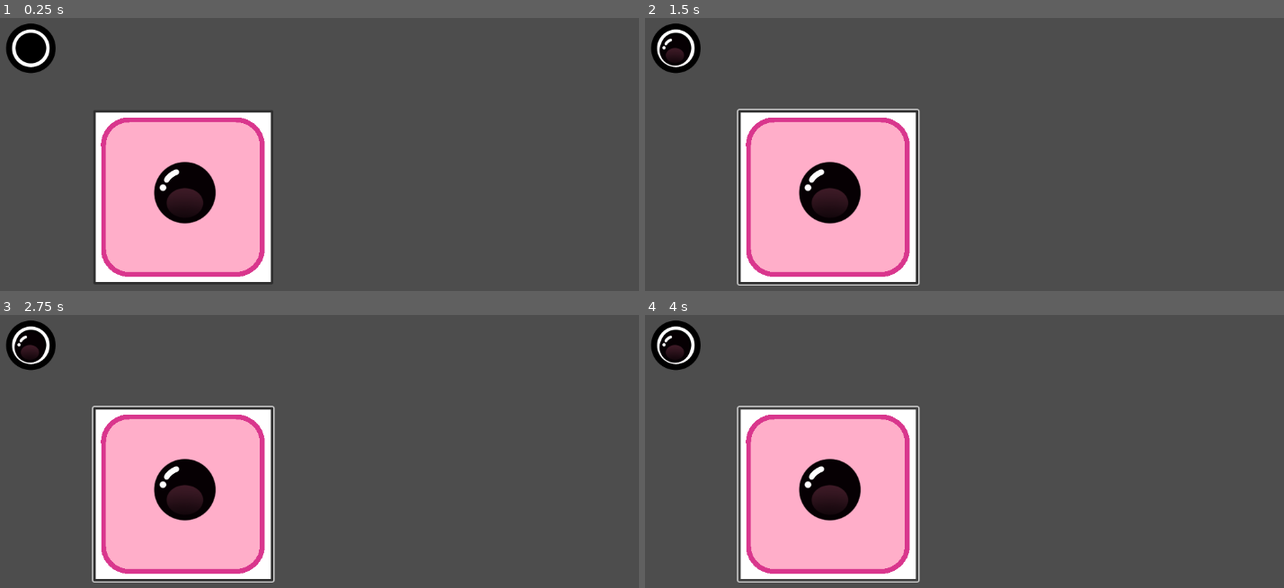
Above: before the commit, frames 1-4 (two rows, left to right).
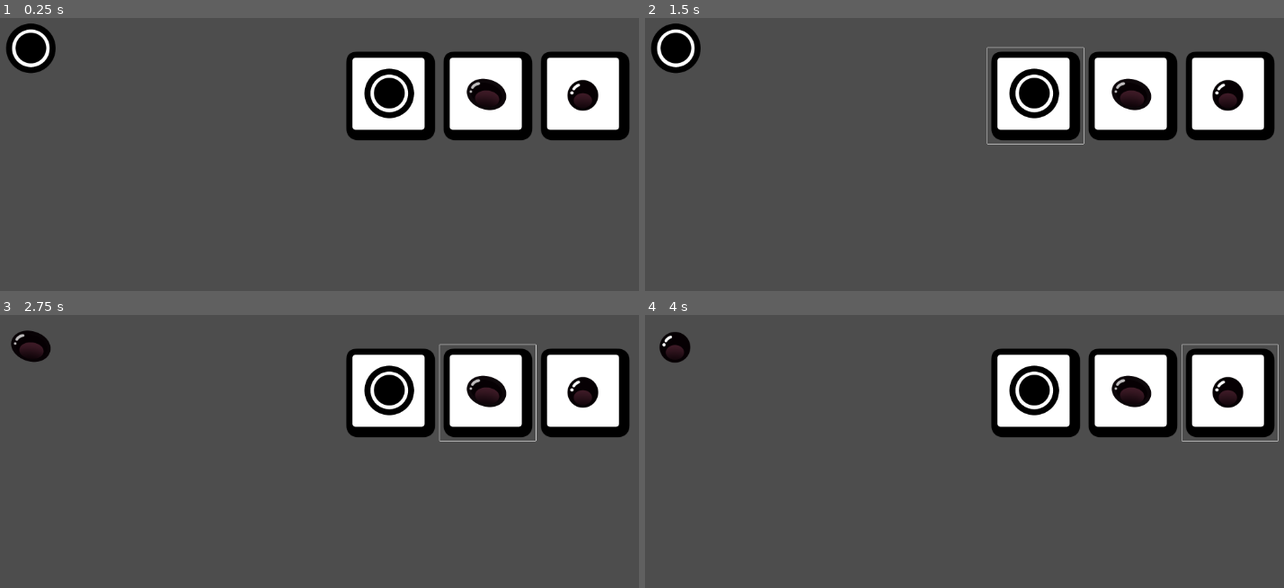
Above: after the commit, the same moments.

Repository: MoaOrLess/FloofMaker
Game: Godot game, scene res://SCENES/learning_1.tscn
Same seed, same stepped clock (60 frames per second), same inputs: the game is played once before the commit and once after it. This scene is started directly instead of the project's main scene.
Inputs (mouse positions are in pixels of both pictures, inside the frame that each line leads up to):
- Up to frame 1 (0.25 s): no input
- Up to frame 2 (1.5 s): click (830, 198) at 0.52 s; click (1034, 97) at 1.27 s
- Up to frame 3 (2.75 s): click (485, 394) at 2.02 s
- Up to frame 4 (4 s): click (1232, 394) at 2.77 s; click (830, 495) at 3.52 s

The runs differ from the first frame. In frame 1, 31% of the frame differs, in the area x 14-99%, y 12-98%; in frame 2, 32%; in frame 3, 33%, in the area x 0-99%, y 1-99%; in frame 4, 32%.

Commit message:
Multiple buttons in a 3 column grid

Diff:
--- a/SCENES/learning_1.tscn
+++ b/SCENES/learning_1.tscn
@@ -1,6 +1,6 @@
 [gd_scene load_steps=2 format=3 uid="uid://bmrgf7f6gbk5l"]
 
-[ext_resource type="Script" path="res://SCENES/learning_1.gd" id="1_jc6e7"]
+[ext_resource type="Script" path="res://SCENES/learning_1b.gd" id="1_8nv65"]
 
 [node name="Learning1" type="Node2D"]
-script = ExtResource("1_jc6e7")
+script = ExtResource("1_8nv65")
--- /dev/null
+++ b/SCENES/learning_1b.gd
@@ -0,0 +1,72 @@
+extends Node2D
+
+
+@onready var EYE_STARE = preload("res://ART/Eye Stare.png")
+@onready var EYE_ROUND = preload("res://ART/Eye Round.png")
+@onready var EYE_CLASSIC = preload("res://ART/Eye Classic.png")
+@onready var BUTTON_A = preload("res://ART/Button A.png")
+@onready var BUTTON_OFF = preload("res://ART/Button Off.png")
+@onready var BUTTON_ON = preload("res://ART/Button On.png")
+
+var current_sprite: Sprite2D = null
+var texture_item: TextureRect
+signal click
+
+
+func _ready() -> void:
+	spawn_button()
+	spawn_texture(EYE_STARE)
+
+
+func _process(delta: float) -> void:
+	pass
+
+func spawn_texture(text):
+	#Remove sprite if it exists
+	if current_sprite != null:
+		remove_child(current_sprite)
+		current_sprite.queue_free()
+
+	#Make a new sprite
+	var sprite_inst = Sprite2D.new()
+	add_child(sprite_inst)
+
+	#spirte_inst.set_texture(EYE_STARE)
+	sprite_inst.texture = text
+	sprite_inst.scale = Vector2(0.5,0.5)
+	sprite_inst.position = Vector2(100,100)
+
+	#Store new sprite
+	current_sprite = sprite_inst
+
+
+func spawn_button():
+	#Makes Gridcontainer
+	var grid_container = GridContainer.new()
+	add_child(grid_container)
+	grid_container.scale = Vector2(0.5,0.5)
+	grid_container.columns = 3
+	grid_container.position = Vector2(600,100)
+
+
+	create_button(grid_container, BUTTON_OFF, EYE_STARE)
+	create_button(grid_container, BUTTON_OFF, EYE_CLASSIC)
+	create_button(grid_container, BUTTON_OFF, EYE_ROUND)
+
+func create_button(parent, button_texture, eye_texture):
+	var button_inst = Button.new()
+	parent.add_child(button_inst)
+	button_inst.flat = true
+	var text_inst = TextureRect.new()
+	text_inst.position = Vector2(0,20)
+
+	button_inst.icon = button_texture
+	button_inst.add_child(text_inst)
+	text_inst.texture = eye_texture
+
+	button_inst.pressed.connect(button_is_pressed.bind(text_inst.texture))
+
+
+func button_is_pressed(texture):
+	spawn_texture(texture)
+	print('Button pressed, sprite updated')
Binary file added: ART/Button Off.png
Not shown, added: ART/Button Off.png.import
Binary file added: ART/Button On.png
Not shown, added: ART/Button On.png.import
